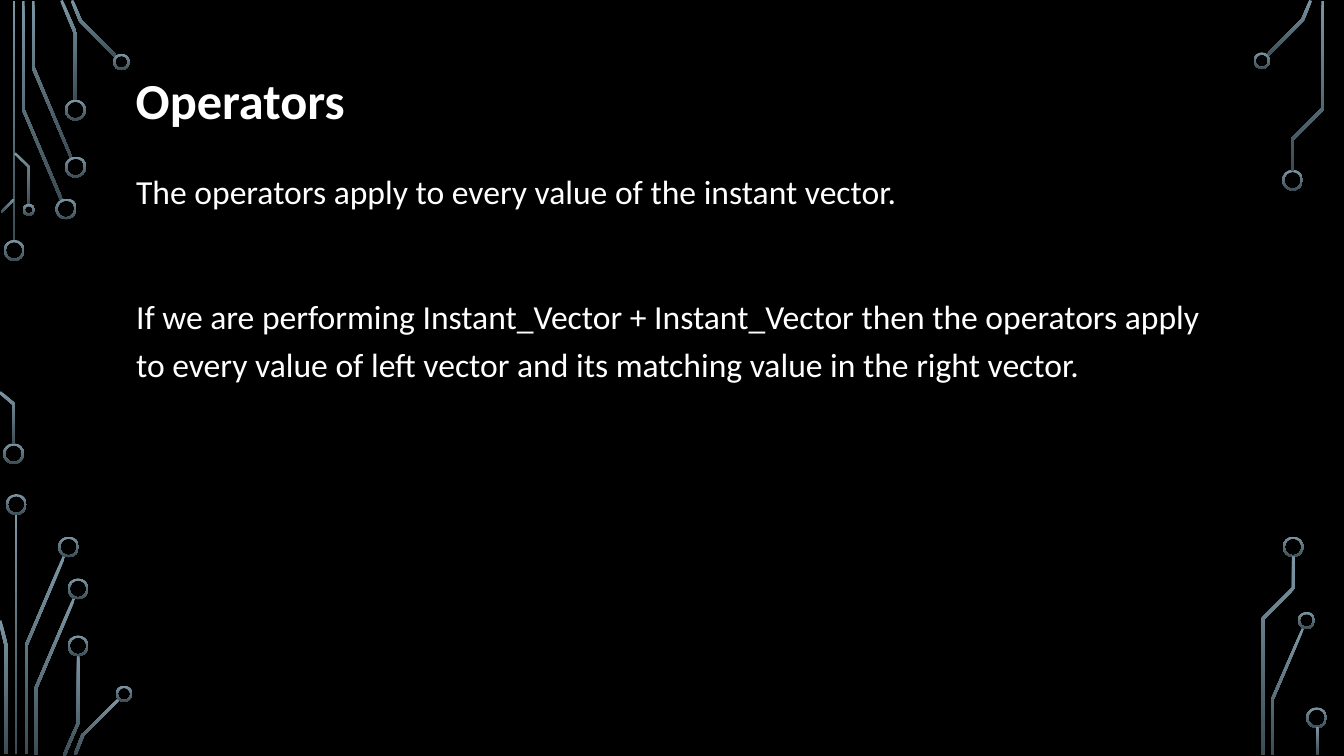
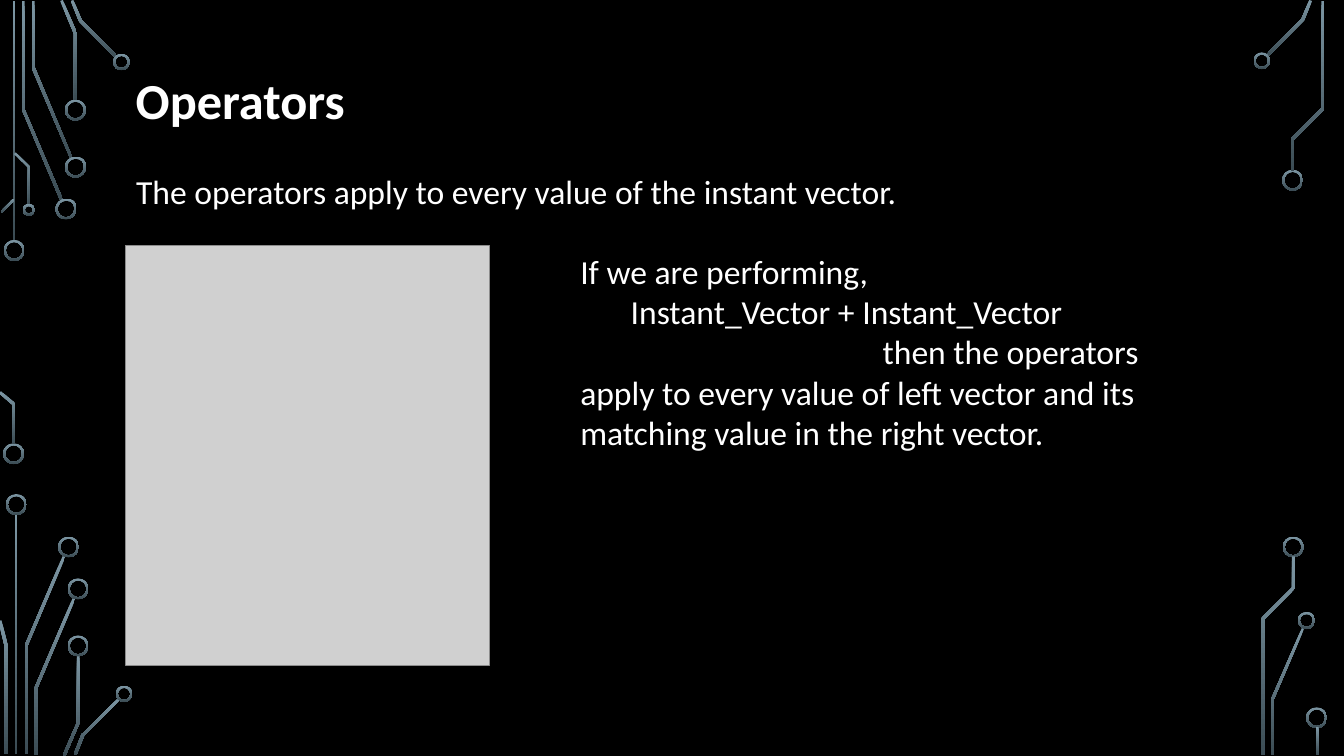
Before and after one commit to Mayur3099/Prometheus, a slide deck: slide 13 of Prometheus.pptx. Drawn at 1344x756 pixels with LibreOffice and Linux fonts; fonts in the diff are those of the drawing; grey boxes stand for pictures; background and template pictures are left out. Boxes give left, top, right and bottom in pixels: in the first picture for what was removed or moved away, otherwise in the second. Text is boxed around its words. In the diff, an @@ line names an element or a change of style, - is before the commit and + after.

Commit message:
Update ppt

```diff
--- a/Prometheus.pptx
+++ b/Prometheus.pptx
@@ picture added at (126,246,490,665) @@
@@ text added at (580,261,1139,451), 24 pt, text #FFFFFF @@
+If we are performing,
+Instant_Vector + Instant_Vector
+then the operators apply to every value of left vector and its matching value in the right vector.
@@ text at (136,305,1199,383): paragraph removed @@
-If we are performing Instant_Vector + Instant_Vector then the operators apply to every value of left vector and its matching value in the right vector.
```
Also in this commit, not shown: 3 slides added.
